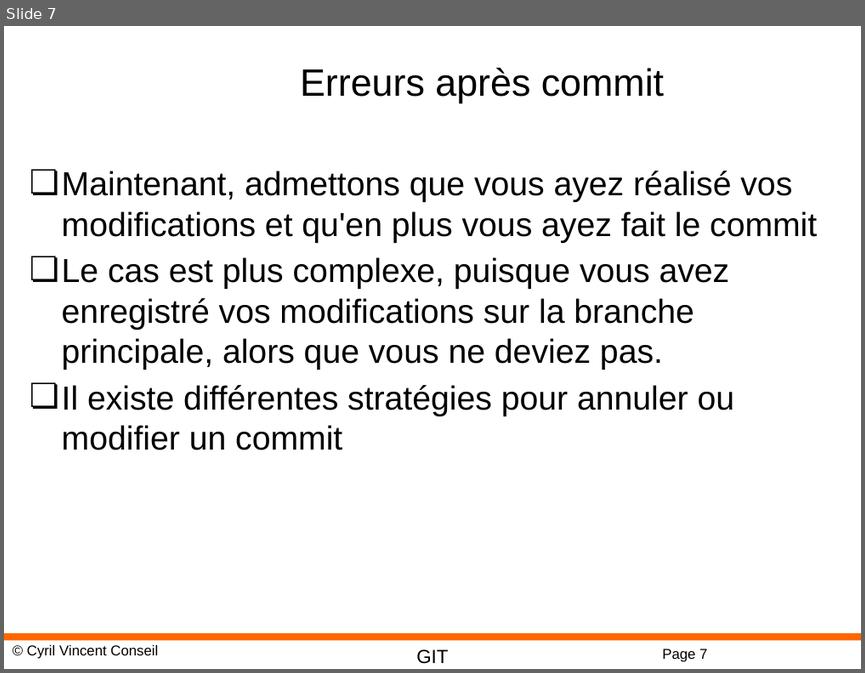
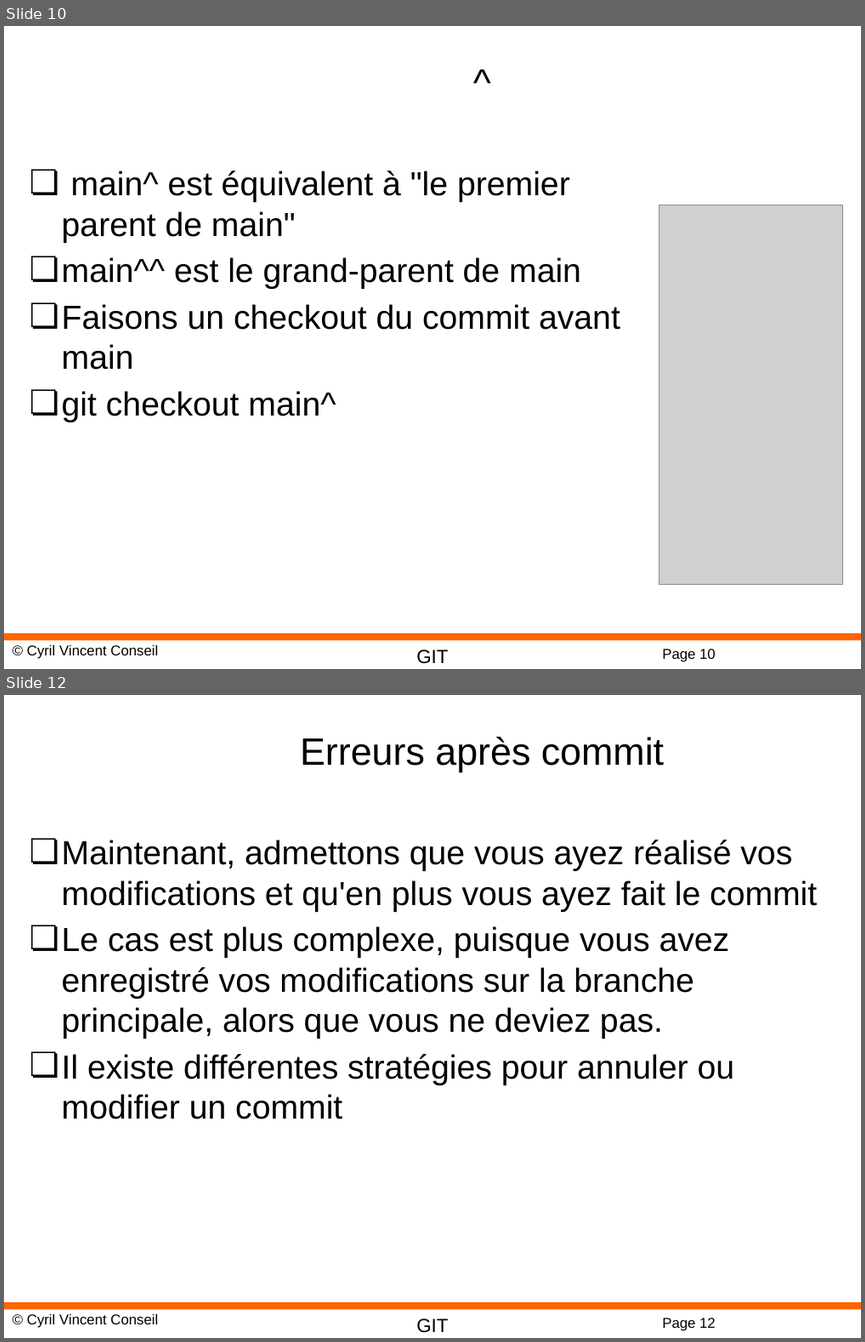
Before and after one commit to cyrilvincent/git, a slide deck: ppt/GIT05-Conflicts.pptx. Shown one above the other, each under a label of ours: slide 7 before the commit, slides 10 and 12 after it; the slides between them are not shown. The pictures are 865x673 and 865x1342 pixels, drawn with LibreOffice and Linux fonts; fonts in the diff are those of the drawing; grey boxes stand for pictures; background and template pictures are left out. Boxes give left, top, right and bottom in pixels: in the first picture for what was removed or moved away, otherwise in the second. Text is boxed around its words. In the diff, an @@ line names an element or a change of style, - is before the commit and + after.

```diff
--- a/ppt/GIT05-Conflicts.pptx
+++ b/ppt/GIT05-Conflicts.pptx
@@ slide 10 added at box(4, 26, 861, 669), background #FFFFFF; not listed: 4 template elements that a slide beside it also shows @@
@@ title added at box(115, 27, 849, 134), 32 pt, text #000000 @@
+^
@@ text added at box(62, 170, 620, 422), 28 pt, text #000000 @@
+❏ main^ est équivalent à "le premier parent de main"
+❏ main^^ est le grand-parent de main
+❏ Faisons un checkout du commit avant main
+❏ git checkout main^
@@ picture added at box(659, 205, 843, 584) @@
@@ what was slide 7 is now slide 12 @@
@@ page number at box(662, 1317, 715, 1331): text changed @@
-Page 7
+Page 12
```
Also in this commit, not shown: 1 slide changed, 6 other slides added, 3 other files.
